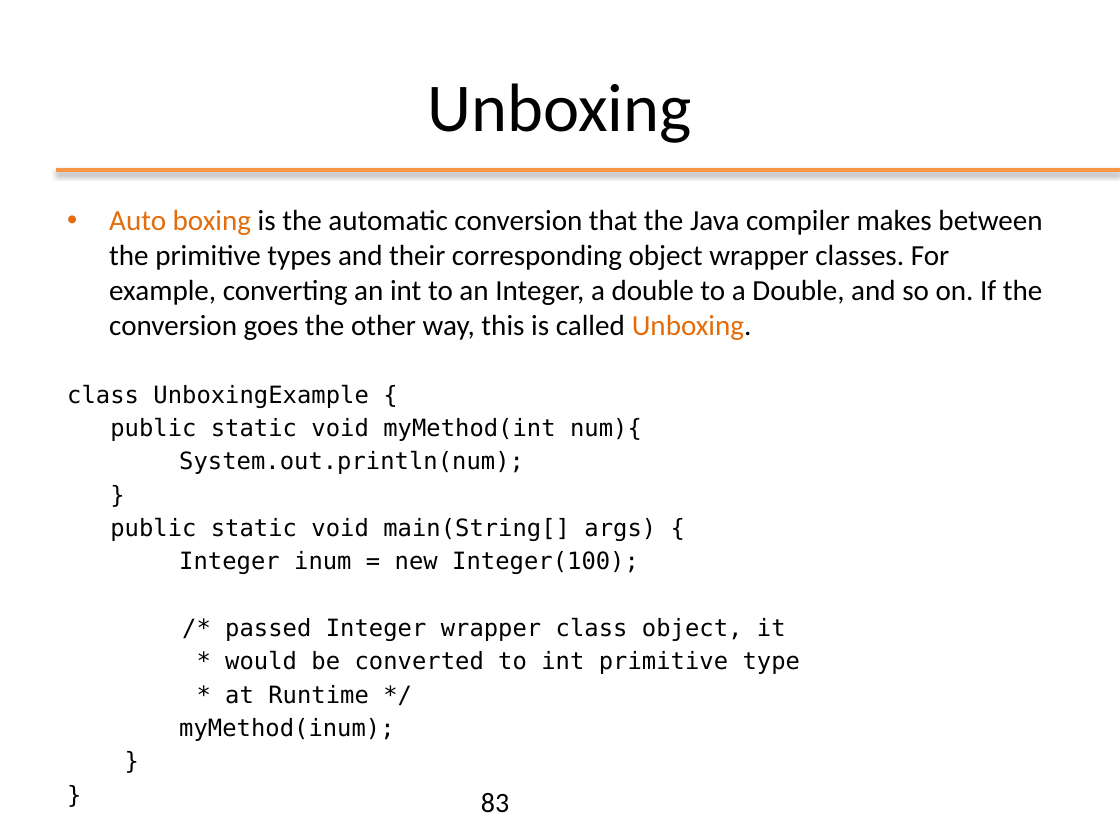
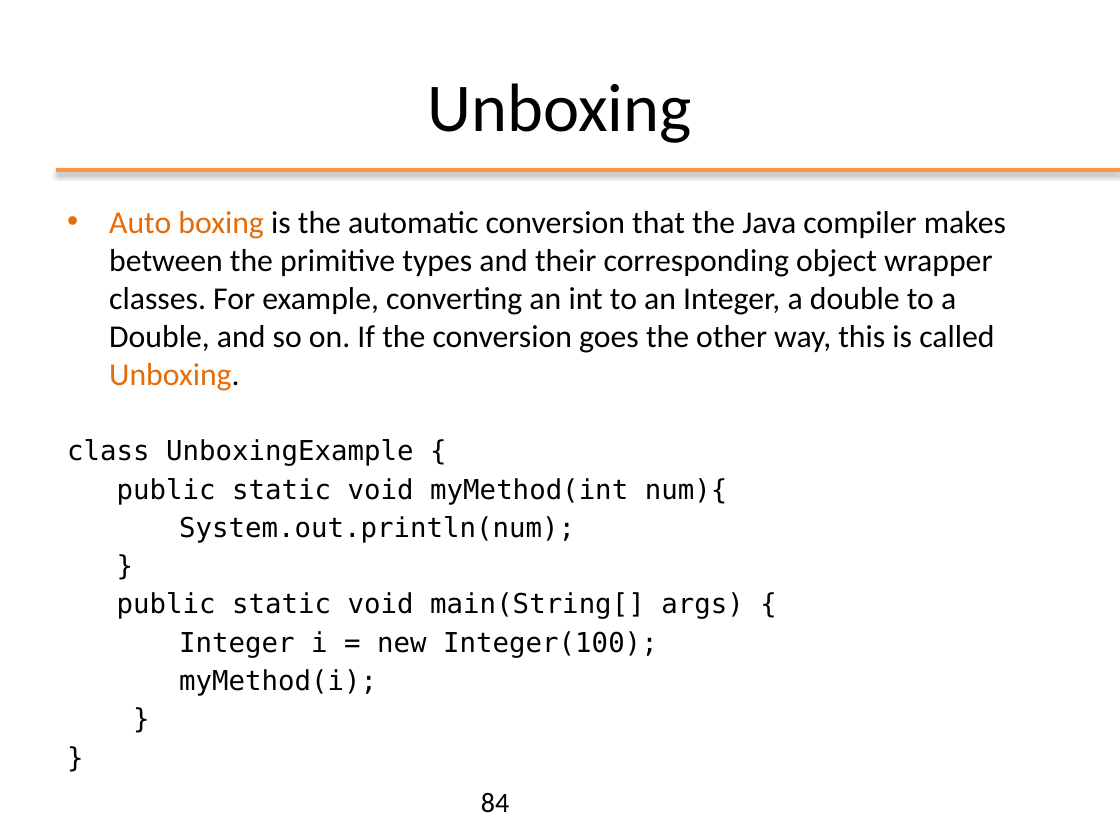
Before and after one commit to matt498/ooprogramming, a slide deck: slide 84 of slides/ppt/02_OOP_Basics.pptx (slide 83 before the commit). Drawn at 1120x840 pixels with LibreOffice and Linux fonts; fonts in the diff are those of the drawing; background and template pictures are left out. Boxes give left, top, right and bottom in pixels: in the first picture for what was removed or moved away, otherwise in the second. Text is boxed around its words. In the diff, an @@ line names an element or a change of style, - is before the commit and + after.

```diff
--- a/slides/ppt/02_OOP_Basics.pptx
+++ b/slides/ppt/02_OOP_Basics.pptx
@@ text at [67, 211, 1006, 619]: size 18.7 to 20.4 pt in "Auto boxing is the automatic conversion that ..."; size 15.3 to 17.6 pt in "class UnboxingExample {", "public static void myMethod(int num){", "System.out.println(num);", "}" and 3 more places @@
@@ text at [179, 631, 658, 696]: text changed; size 15.3 to 17.6 pt @@
-Integer inum = new Integer(100);
-/* passed Integer wrapper class object, it
-* would be converted to int primitive type
-* at Runtime */
-myMethod(inum);
+Integer i = new Integer(100);
+myMethod(i);
@@ page number at [481, 793, 509, 813]: text changed @@
-83
+84
```
Also in this commit, not shown: 25 other slides changed, 2 slides added, 1 slide removed, 4 other files.
